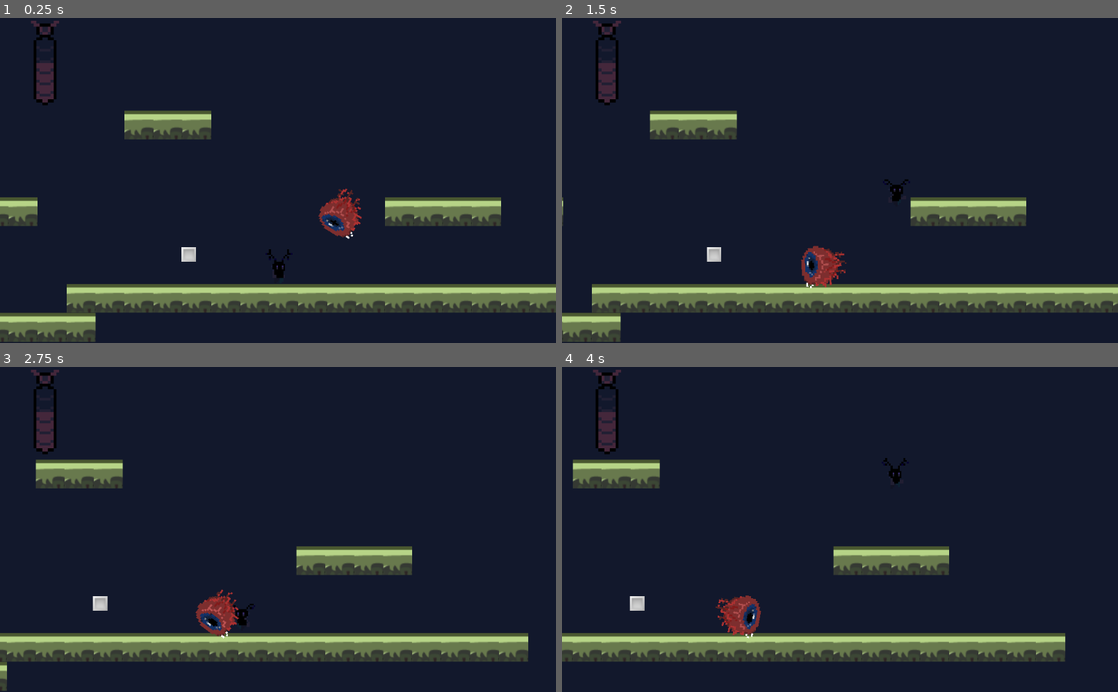
Above: before the commit, frames 1-4 (two rows, left to right).
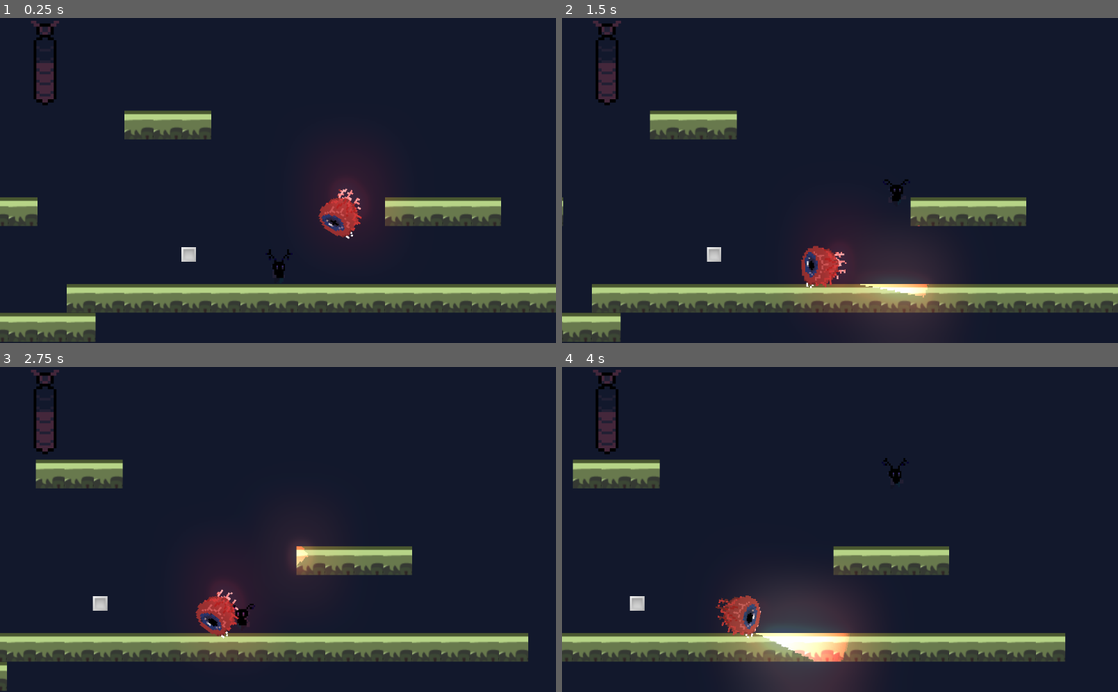
Above: after the commit, the same moments.

Repository: RPI-GameJamTeam/GodotProject
Game: Godot game, scene res://Scenes/MainScene.tscn
Two runs of this game, one before a commit and one after it. Both use one fixed random seed, a clock stepped at 60 frames per second and the inputs below.
Inputs:
- Up to frame 1 (0.25 s): no input
- Up to frame 2 (1.5 s): hold D (right) from 0.53 s (still down); tap Shift (dash) at 0.6, 1.35 s; tap Space (jump) at 0.77 s
- Up to frame 3 (2.75 s): tap Space (jump) at 1.52 s; release D (right) at 2.03 s; hold A (left) from 2.03 s (still down); tap Shift (dash) at 2.1 s
- Up to frame 4 (4 s): release A (left) at 2.78 s; hold D (right) from 2.78 s (still down); tap Shift (dash) at 2.85, 3.6 s; tap Space (jump) at 3.02, 3.77 s

The runs differ from the first frame. In frame 1, 1.7% of the frame differs, in the area x 57-71%, y 44-68%; in frame 2, 5.4%; in frame 3, 1.9%; in frame 4, 6.9%, in the area x 29-57%, y 66-100%.

Commit message:
add light to the enemy eye

Diff:
--- a/Game Jam/Scenes/Enemy.tscn
+++ b/Game Jam/Scenes/Enemy.tscn
@@ -1,7 +1,8 @@
-[gd_scene load_steps=4 format=2]
+[gd_scene load_steps=5 format=2]
 
 [ext_resource path="res://TEMP/EnemyAnim.tscn" type="PackedScene" id=1]
 [ext_resource path="res://Scripts/Enemy.gd" type="Script" id=2]
+[ext_resource path="res://Asset/light/eye_light.png" type="Texture" id=3]
 
 [sub_resource type="CircleShape2D" id=1]
 
@@ -15,3 +16,9 @@
 
 [node name="CollisionShape2D" type="CollisionShape2D" parent="."]
 shape = SubResource( 1 )
+
+[node name="Light2D" type="Light2D" parent="."]
+position = Vector2( 48.5539, 1.11362 )
+texture = ExtResource( 3 )
+color = Color( 0.772549, 0.0705882, 0.0705882, 1 )
+energy = 5.66
--- a/Game Jam/Scenes/MainScene.tscn
+++ b/Game Jam/Scenes/MainScene.tscn
@@ -1,10 +1,15 @@
-[gd_scene load_steps=6 format=2]
+[gd_scene load_steps=7 format=2]
 
 [ext_resource path="res://Scenes/Level.tscn" type="PackedScene" id=1]
 [ext_resource path="res://Scenes/Player.tscn" type="PackedScene" id=2]
 [ext_resource path="res://Scenes/PickUp.tscn" type="PackedScene" id=3]
 [ext_resource path="res://Scenes/Enemy.tscn" type="PackedScene" id=4]
 [ext_resource path="res://UI/HUD.tscn" type="PackedScene" id=5]
+
+[sub_resource type="Environment" id=1]
+background_mode = 4
+glow_enabled = true
+glow_bicubic_upscale = true
 
 [node name="MainScene" type="Node"]
 
@@ -23,3 +28,6 @@
 
 [node name="HUD" parent="HUD" instance=ExtResource( 5 )]
 visible = false
+
+[node name="WorldEnvironment" type="WorldEnvironment" parent="."]
+environment = SubResource( 1 )
--- a/Game Jam/Scripts/HUD.gd
+++ b/Game Jam/Scripts/HUD.gd
@@ -11,6 +11,7 @@
 	get_parent().get_parent().get_node("Player").connect("ElementTransition",self, "onElementChanged")
 
 func onElementChanged(value):
+
 	match value:
 		ElementState.PARTICLE:
 			pass
Binary file added: Game Jam/Asset/light/eye_light.png
Not shown, added: Game Jam/Asset/light/eye_light.png.import
